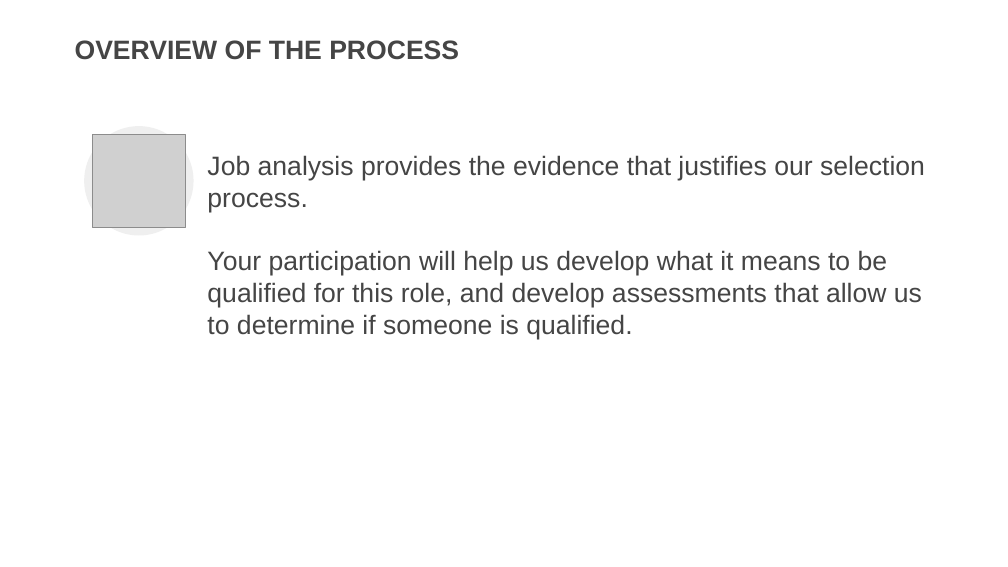
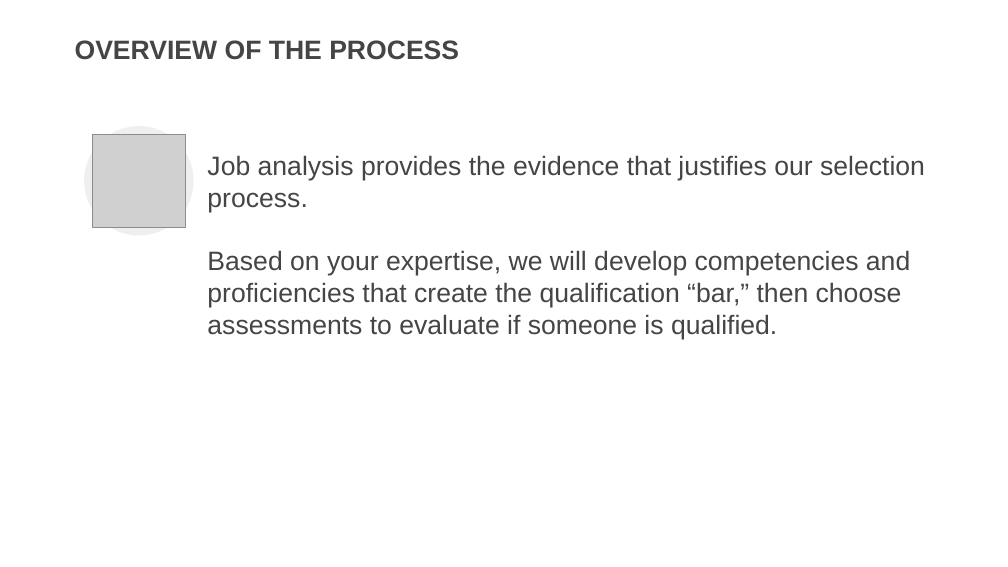
Before and after one commit to usds/SME-QA-Website, a slide deck: slide 10 of toolkit/job-analysis/job-analysis-presentation.pptx. Drawn at 1008x567 pixels with LibreOffice and Linux fonts; fonts in the diff are those of the drawing; grey boxes stand for pictures. Boxes give left, top, right and bottom in pixels: in the first picture for what was removed or moved away, otherwise in the second. Text is boxed around its words. In the diff, an @@ line names an element or a change of style, - is before the commit and + after.

```diff
--- a/toolkit/job-analysis/job-analysis-presentation.pptx
+++ b/toolkit/job-analysis/job-analysis-presentation.pptx
@@ text at (x1=207, y1=250, x2=910, y2=340): text changed @@
-Your participation will help us develop what it means to be qualified for this role, and develop assessments that allow us to determine if someone is qualified.
+Based on your expertise, we will develop competencies and proficiencies that create the qualification “bar,” then choose assessments to evaluate if someone is qualified.
```
Also in this commit, not shown: 20 other slides changed, 3 slides added.
